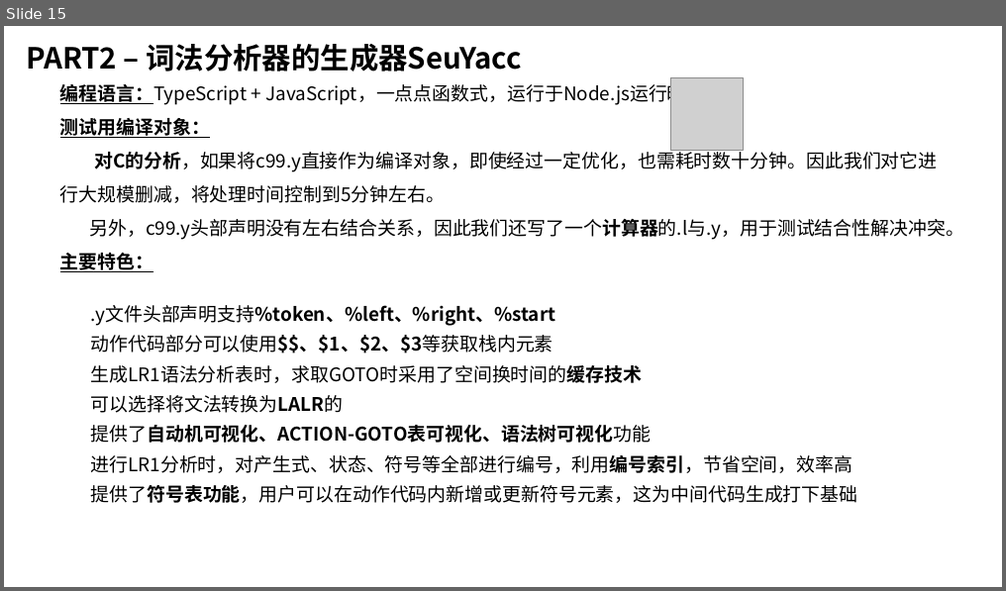
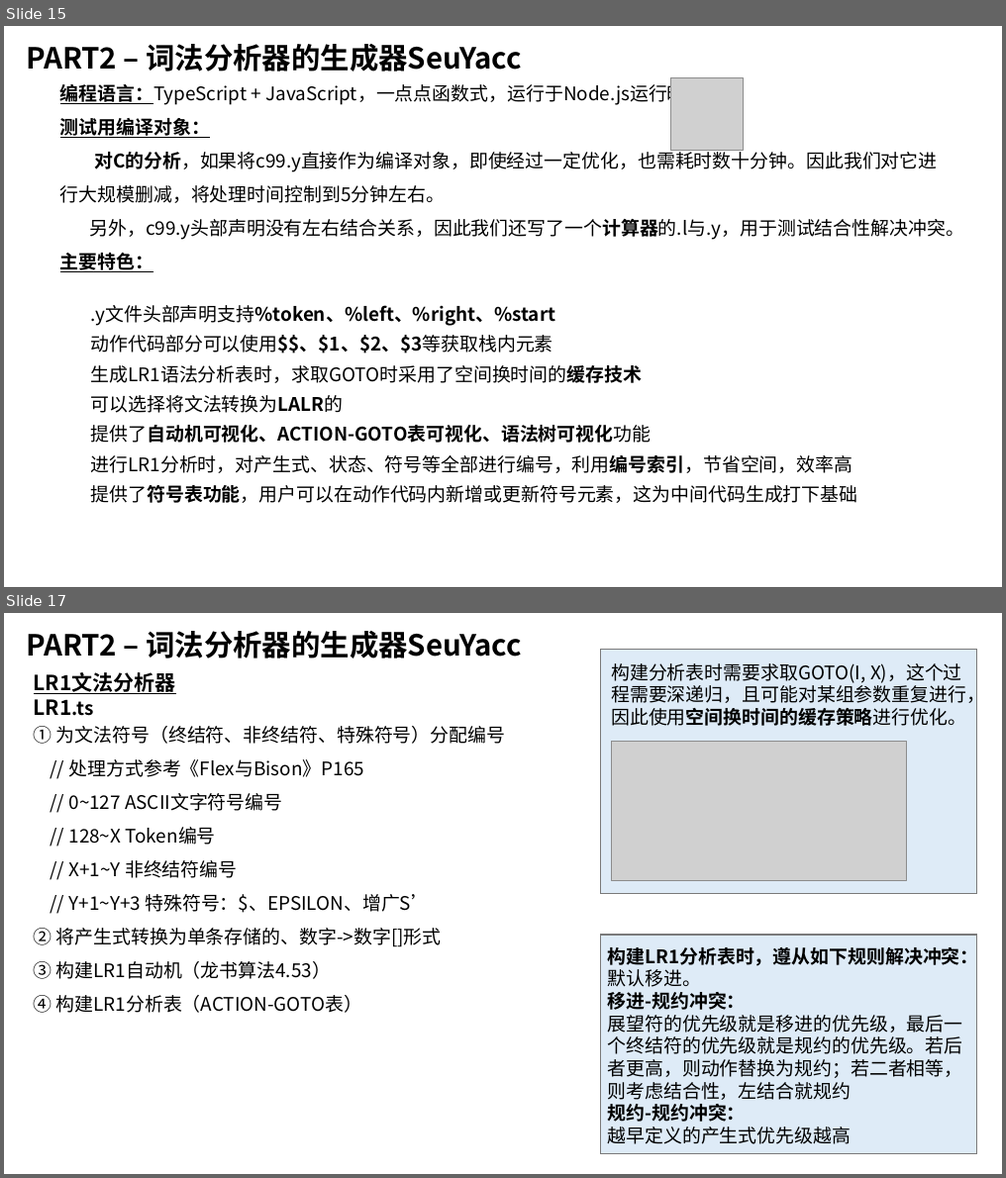
Before and after one commit to z0gSh1u/seu-lex-yacc, a slide deck: doc/答辩Slides.pptx. Shown one above the other, each under a label of ours: slide 15 before the commit, slides 15 and 17 after it; the slides between them are not shown. The pictures are 1006x591 and 1006x1178 pixels, drawn with LibreOffice and Linux fonts; fonts in the diff are those of the drawing; grey boxes stand for pictures. Boxes give left, top, right and bottom in pixels: in the first picture for what was removed or moved away, otherwise in the second. Text is boxed around its words. In the diff, an @@ line names an element or a change of style, - is before the commit and + after.

```diff
--- a/doc/答辩Slides.pptx
+++ b/doc/答辩Slides.pptx
@@ slide 17 added at (4,613,1002,1174), background #FFFFFF @@
@@ text added at (26,631,522,659), 28 pt, text #000000, bold @@
+PART2 – 词法分析器的生成器SeuYacc
@@ rectangle added at (601,649,978,894), fill #DEEBF7, outline #7A7A7A 1 pt @@
@@ text added at (611,663,985,726), 18 pt, text #000000 @@
+构建分析表时需要求取GOTO(I, X)，这个过程需要深递归，且可能对某组参数重复进行，因此使用空间换时间的缓存策略进行优化。
@@ text added at (34,672,176,716), 20 pt, text #000000, bold, underline @@
+LR1文法分析器 LR1.ts
@@ text added at (34,726,506,1013), 18 pt, text #000000 @@
+① 为文法符号（终结符、非终结符、特殊符号）分配编号
+// 处理方式参考《Flex与Bison》P165
+// 0~127 ASCII文字符号编号
+// 128~X Token编号
+// X+1~Y 非终结符编号
+// Y+1~Y+3 特殊符号：$、EPSILON、增广S’
+② 将产生式转换为单条存储的、数字->数字[]形式
+③ 构建LR1自动机（龙书算法4.53）
+④ 构建LR1分析表（ACTION-GOTO表）
@@ picture added at (612,741,907,881) @@
@@ rectangle added at (601,935,978,1155), fill #DEEBF7, outline #7A7A7A 1 pt @@
@@ text added at (608,944,979,1145), 18 pt, text #000000 @@
+构建LR1分析表时，遵从如下规则解决冲突：
+默认移进。
+移进-规约冲突：
+展望符的优先级就是移进的优先级，最后一个终结符的优先级就是规约的优先级。若后者更高，则动作替换为规约；若二者相等，则考虑结合性，左结合就规约
+规约-规约冲突：
+越早定义的产生式优先级越高
```
Also in this commit, not shown: 5 other slides added, 3 slides removed, 28 other files.
